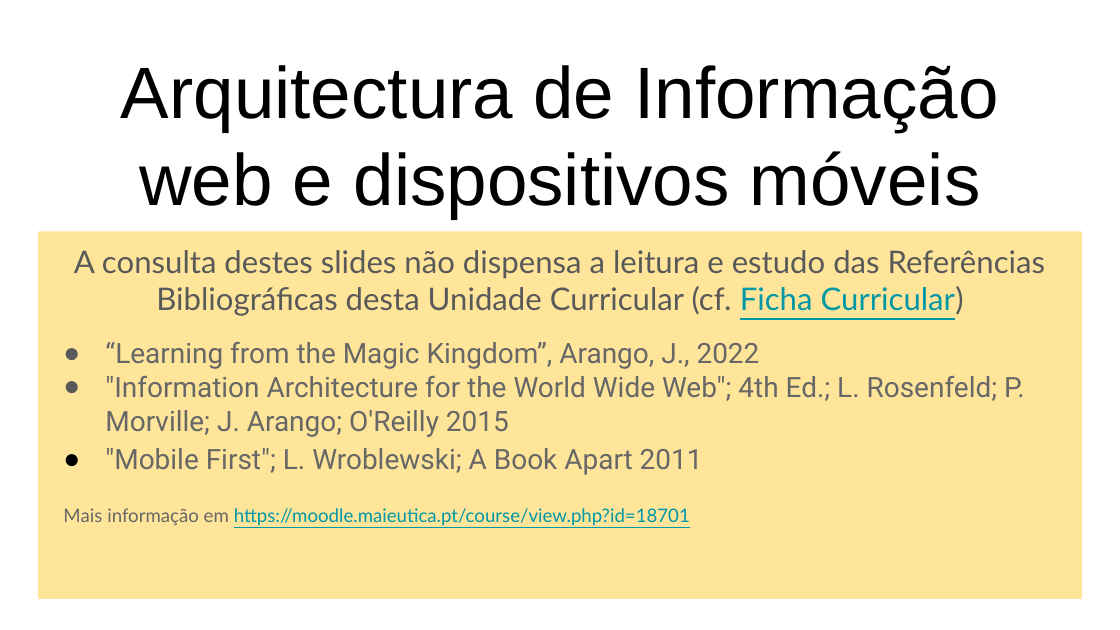
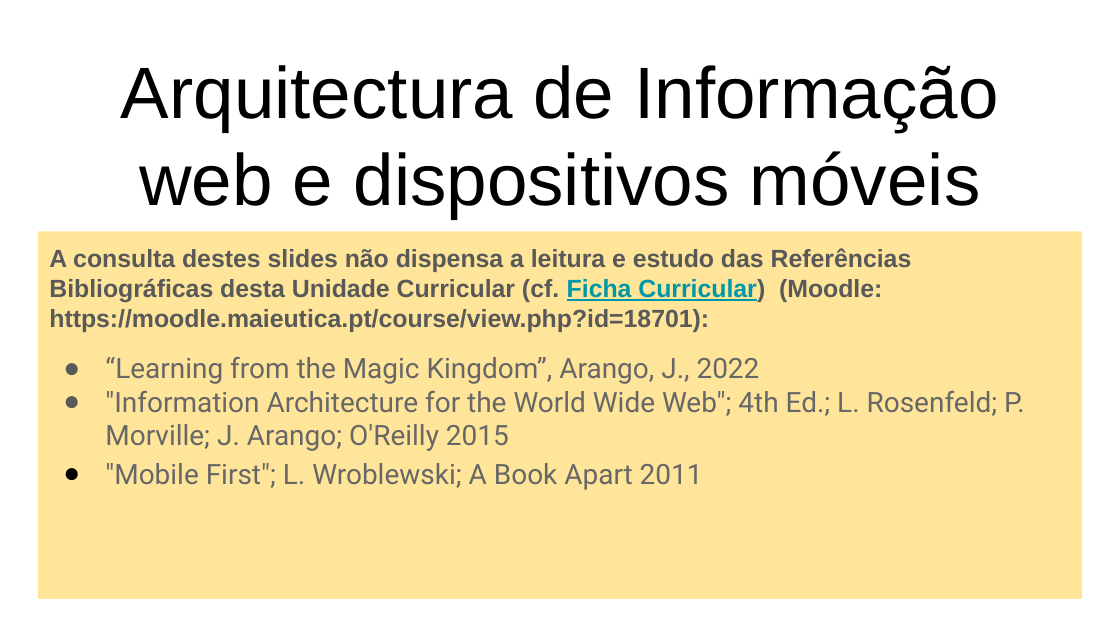
Before and after one commit to pedroccpimenta/aiwm, a slide deck: slide 1 of AIWM.pptx. Drawn at 1120x630 pixels with LibreOffice and Linux fonts; fonts in the diff are those of the drawing. Boxes give left, top, right and bottom in pixels: in the first picture for what was removed or moved away, otherwise in the second. Text is boxed around its words. In the diff, an @@ line names an element or a change of style, - is before the commit and + after.

```diff
--- a/AIWM.pptx
+++ b/AIWM.pptx
@@ subtitle at [49, 248, 912, 332]: text changed; size 20 to 16 pt; font Lato to Arial; bold on @@
-A consulta destes slides não dispensa a leitura e estudo das Referências Bibliográficas desta Unidade Curricular (cf. Ficha Curricular)
+A consulta destes slides não dispensa a leitura e estudo das Referências Bibliográficas desta Unidade Curricular (cf. Ficha Curricular) (Moodle: https://moodle.maieutica.pt/course/view.php?id=18701):
@@ subtitle at [63, 508, 690, 526]: paragraph removed @@
-Mais informação em https://moodle.maieutica.pt/course/view.php?id=18701
```
Also in this commit, not shown: 20 slides added, 1 slide removed, 1 other file.
